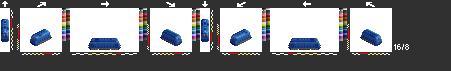
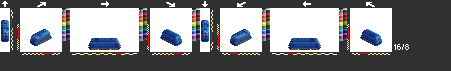
Layered file, before and after one edit (451 x 71). Changes by layer:
painted on "201" over [1, 19, 209, 29]
